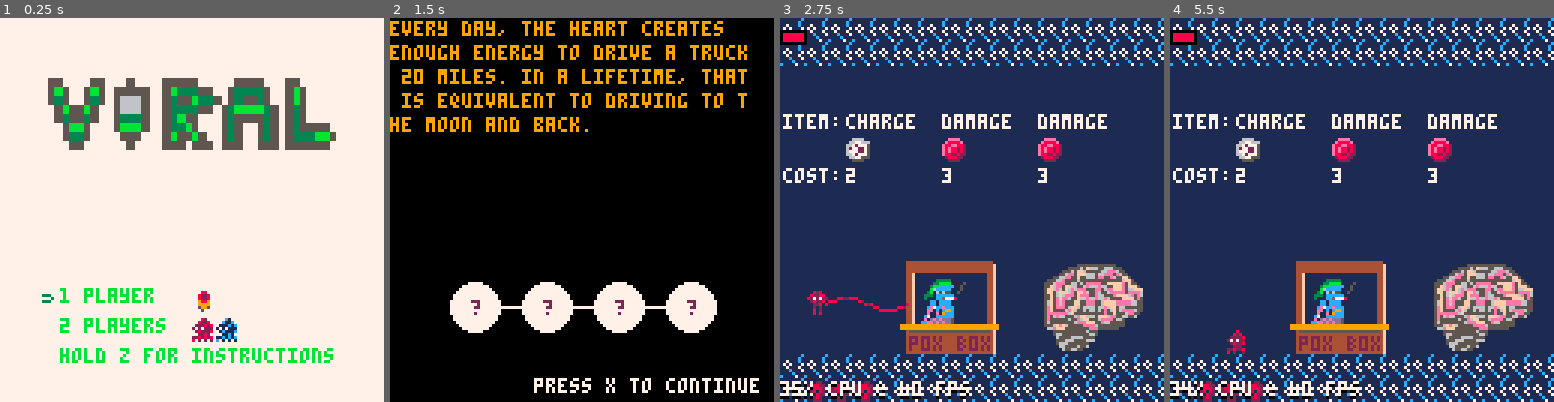
Above: before the commit, frames 1-4 (left to right).
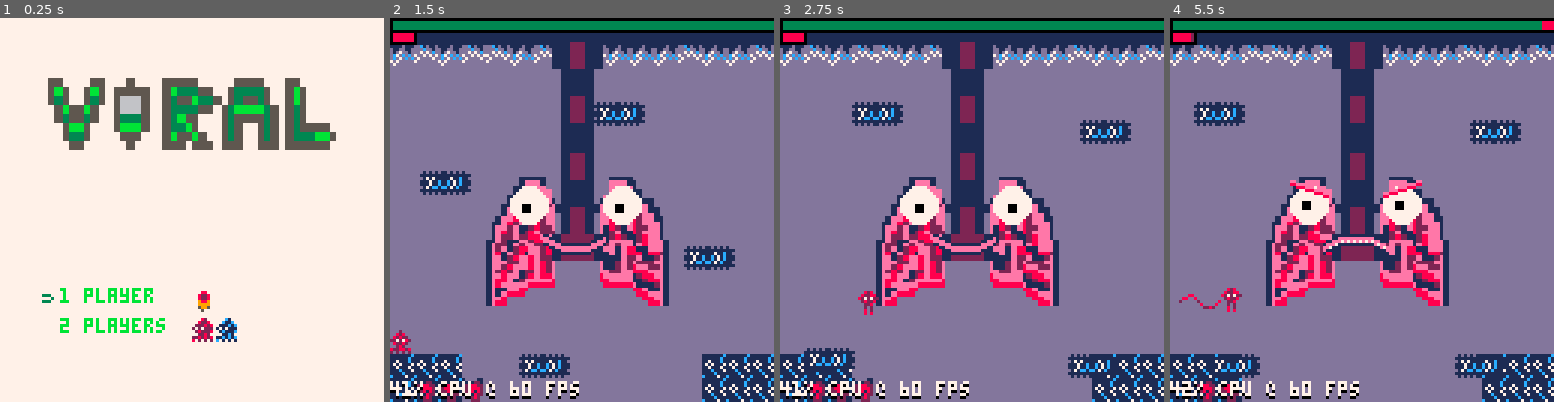
Above: after the commit, the same moments.

Repository: Von-dy/Game_Design_Final_Project
Game: PICO-8 cartridge boxes.p8
The game is run twice, just before and just after one commit, with the same random seed, the same clock (stepped at 60 frames per second) and the same inputs.
Inputs:
- Up to frame 1 (0.25 s): no input
- Up to frame 2 (1.5 s): tap X (X key) at 0.33, 1.07 s; tap O (Z key) at 0.7 s
- Up to frame 3 (2.75 s): hold Right 1.6-2.1 s; tap O (Z key) at 1.7, 2.1, 2.5 s; tap X (X key) at 1.85 s; hold Up 2.15-2.42 s; hold Right from 2.47 s (still down)
- Up to frame 4 (5.5 s): tap O (Z key) every 0.4 s from 2.9 to 5.3 s; tap X (X key) at 2.97, 4.08, 5.2 s; release Right at 3.03 s; hold Left 3.08-3.58 s; hold Down 3.63-3.97 s; hold Right 4.02-4.68 s; hold Up 4.73-5.03 s; hold Left from 5.08 s (still down)

The runs differ from the first frame. In frame 1, 1.1% of the frame differs, in the area x 15-87%, y 85-90%; in frame 2, 98%, in the area x 0-100%, y 0-100%; in frame 3, 85%; in frame 4, 85%.

Commit message:
Smoke effects
erryday

Diff:
--- a/boxes.p8
+++ b/boxes.p8
@@ -460,7 +460,7 @@
  debug=false
  lbx,lby,mode=0,0,0
  --state: 0=overworld, 1=boss, 2=transition, 3=gameover, 4=menu
- game={ready_count=0,frame_counter=0, state=4, next_boss=5, b_remaining={}, b_faught={}, difficulty=1, menu=0, menuchoice=0, scores={}, activescores={}, screenshake=0, camx=0, camy=0}
+ game={ready_count=0,frame_counter=0,state=4,next_boss=3,b_remaining={},b_faught={},difficulty=1,menu=0,menuchoice=0,scores={},activescores={},screenshake=0,camx=0,camy=0,particles={}}
  quotes={"there is nothing so patient, in this world or any other, as a virus searching for a host","it's in the misery …(1258 unchanged characters)…
  players={}
  game.update=curr_game:update_game(game.state)
@@ -674,19 +674,14 @@
   end
  end
  if game.menu==0 then
-  if btnp(5) then
+  if btnp(4) or btnp(5) then
    add(players,init_player(0))
    if game.menuchoice>0 then add(players,init_player(1)) end
    players[1].menuselect=0
    game.menu=2
   end
-  instructions = false
-  if btn(4) then --hold it
-    instructions = true
-    --draw instructions window
-  end
  elseif game.menu==2 then
-  if btnp(5) then
+  if btnp(4) or btnp(5) then
    if game.menuchoice==0 then game.difficulty=0 else game.difficulty=1 end
    game.ready_count=0
    game.state=2
@@ -818,9 +813,9 @@
  --lungs
  elseif id==3 then
   return function()
-   if hpcheck(80) then s=0 end
+   if hpcheck(80) then s=0 boss.attacks=init_boss_attacks(id,2) end
    if hpcheck(79) then s=1 end
-   if hpcheck(40) then s=2 boss.timer=180  boss.attacks=init_boss_attacks(id,2) end
+   if hpcheck(40) then s=2 boss.timer=180 end
    boss.state=s
    if s>0 then
     for p in all(players) do
@@ -1029,14 +1024,12 @@
  boss.d=direction
 end
 
---spawns one of three safe spaces
+--spawns one of two safe spaces
 function safespace()
- local id=flr(rnd(3))
- local s=make_box(16,0,108,127)
- if id==0 then
-  s=make_box(0,0,24,127)
- elseif id==1 then
-  s=make_box(100,0,127,127)
+ local id=flr(rnd(2))
+ local s=make_box(0,0,108,127)
+ if id>0 then
+  s=make_box(24,0,127,127)
  end
  boss.safe_space=s
 end
@@ -1237,11 +1230,11 @@
  if btn(0,n) then
   if a_state==0 then p.d=1 end
   if x>0 then x=0 end --if turning
-  if state==0 then x-=.05 else x-=.025 end --if ground or air
+  if state==0 then x-=.05 else x-=.04 end --if ground or air
  elseif btn(1,n) then
   if a_state==0 then p.d=2 end
   if x<0 then x=0 end --if turning
-  if state==0 then x+=.05 else x+=.025 end -- if ground or air
+  if state==0 then x+=.05 else x+=.04 end -- if ground or air
  else x=0 end
 
  --1b. horizontal velocity bounds
@@ -1499,7 +1492,6 @@
  elseif game.state==4 then
   draw_menu()
  end
- draw_instructions()
 end
 
 function draw_bullets()
@@ -1530,6 +1522,7 @@
 
 --menu
 function draw_menu()
+ cls()
  local sely
  map(16,16,0,0,64,64)
  --main
@@ -1539,7 +1532,6 @@
   sspr(56,0,40,8,16,20,96,24)
   print("1 player",20,90,11)
   print("2 players",20,100)
-  print("hold z for instructions",20,110)
   if game.menuchoice==0 then sely=89 spr(17, 64, 90) spr(1, 64, 100) spr(33, 72, 100) else sely=99 spr(1, 64, 90) spr(17, 64, 100) spr(49, 72, 100) end
   spr(41,12,sely)
 
@@ -1560,14 +1552,6 @@
   print("viral",40,60)
   if game.menuchoice==0 then sely=48 else sely=58 end
   spr(41,30,sely)
- end
-end
-
-function draw_instructions()
- if instructions == true then
-   rect(4,4,123,123,11)
-   rectfill(10,10,118,118,7)
-   print("player one:",20,20,12)
  end
 end
 
@@ -1654,6 +1638,7 @@
   if id!=5 then
    draw_eyes(boss.state, boss_eye_points[id])
    draw_lips(boss.state, boss_lip_points[id])
+   if id==3 then draw_smoke(boss.safe_space) end
   else
    draw_pox_box()
   end
@@ -1705,6 +1690,20 @@
    end
   end
  end
+end
+
+function draw_smoke(ss)
+ if ss~=nil and game.frame_counter%15==0 then
+  rx=rnd(20)
+  if ss.xl<1 then rx+=108 end
+  cloud={x=rx,y=127,sp=56,s=rnd(2)+1}
+  add(game.particles,cloud)
+ end
+ for c in all(game.particles) do
+   sspr(64,24,8,8,c.x,c.y,8*c.s,8*c.s)
+   c.y-=1
+   if c.y<1 then del(game.particles,c) end
+  end
 end
 
  --mood, eye_x, eye_y, eye_r, distance, primary color, secondary color
@@ -1892,13 +1891,13 @@
 006cc60011c1c1c00c1c1c111171171100c0010000c00100c11c1c1c06666660008e8000000000000000000000000000fffffffffeeeeeeeeeeeffffffffffff
 00066000c0101010010101010c1c1c1000c00c0000c00c00101001010000000000080000000000000000000000000000fffffffffffeeeeeeeefffffffffffff
 0cc000c007c7cc7007c7c70000cccc000070700000700007000000000550005005505505666666660000000000000000ffffffffffffffffffffffffffffffff
-0c0c0c0c7ccc7cc77c7cccc70cccccc00700070070070700666666605775057555550550699933360000000000000000ffffffffffffffffffffffffffffffff
+0c0c0c0c7ccc7cc77c7cccc70cccccc00700070070070700666666605775057555050550699933360000000000000000ffffffffffffffffffffffffffffffff
 0cc0000c0c1117700c111cc70c111cc000070007070000706c6c6c6057a957a70505555569aa39960000000000000000ffffffffffffffffffffffffffffffff
-0c0000c0717171c7717171100171711070000700700000006c6c6c6055799a7505555050693939360000000000000000ffffffffff44444444444fffffffffff
+0c0000c0717171c7717171100171711070000700700000006c6c6c6055799a7500555050693939360000000000000000ffffffffff44444444444fffffffffff
 0c000ccc0c1c11c00c1c1cc70c1c1cc00007000000070070686c6c600577975055505555633333360000000000000000ffffffffff4fffffffff4fffffffffff
-000000007c111cc77c1117c00c1117c0070007070700070068686c60575aa57005055550693a3a360000000000000000fffffffff4fffffffffff4ffffffffff
+000000007c111cc77c1117c00c1117c0070007070700070068686c60575aa57005055050693a3a360000000000000000fffffffff4fffffffffff4ffffffffff
 000ccc000c1c1cc00c1c1c77cc1c1ccc000000000000000068686860557575505555050569a339960000000000000000ffffffffffffffffffffffffffffffff
-0000c000c1ccc1c7c1ccc17cc1ccc1cc7007007000007007666666600550575505055500699993960000000000000000ffffffffffffffffffffffffffffffff
+0000c000c1ccc1c7c1ccc17cc1ccc1cc7007007000007007666666600550575505055000699993960000000000000000ffffffffffffffffffffffffffffffff
 eeeeeeeeeeeeeeee99999999999999991111111c111111c13ffffffffffff333ffffffffff3333ff7777777766666666fffff33feeeeffeeffffffff99999999
 222222222222272299ffff99f9999ff9111111c111171c1133333fffff333333fffafffffbfa773f7777777766666666fffabf73eeeefeeeffffffff99999999
 e22722ee222222229999fff99fffff99117111c111717111a3333333333333aaf9fffaffb9fff7737777777766666666f9ffbaf3feefffefffffffff99999999
